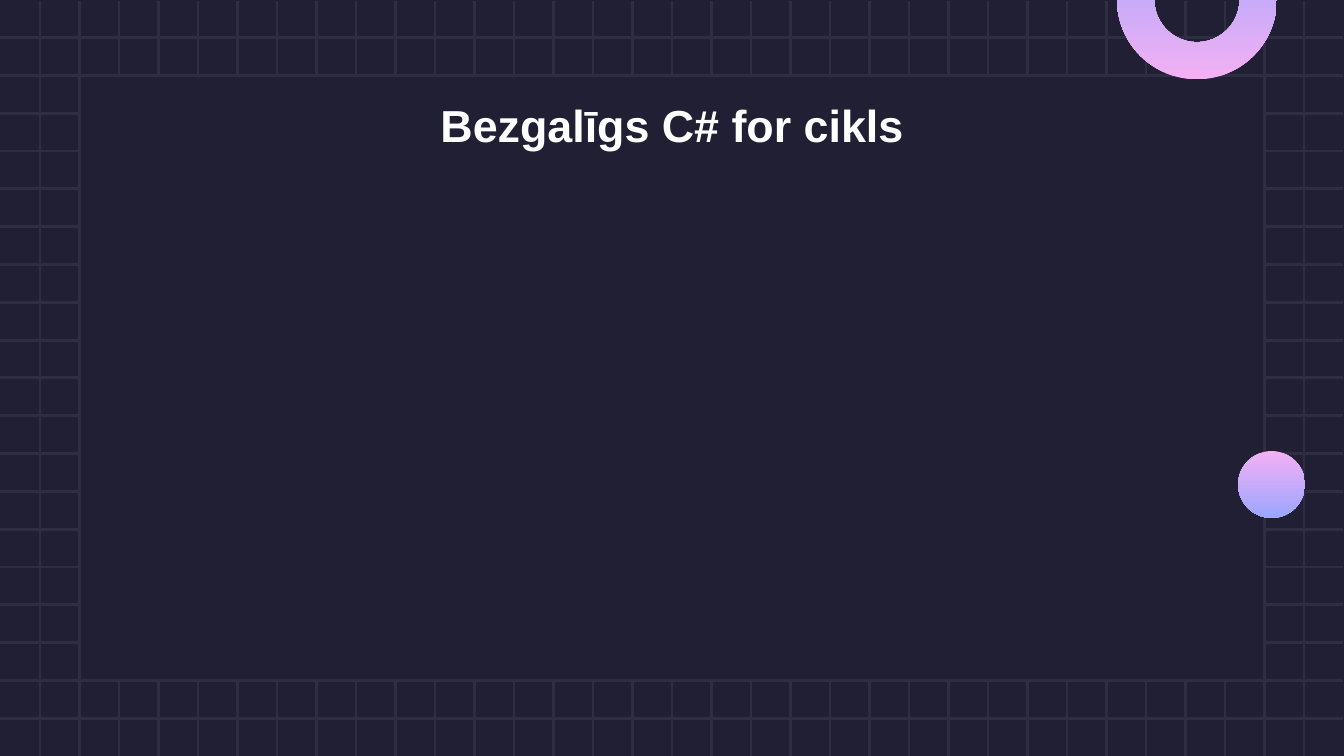
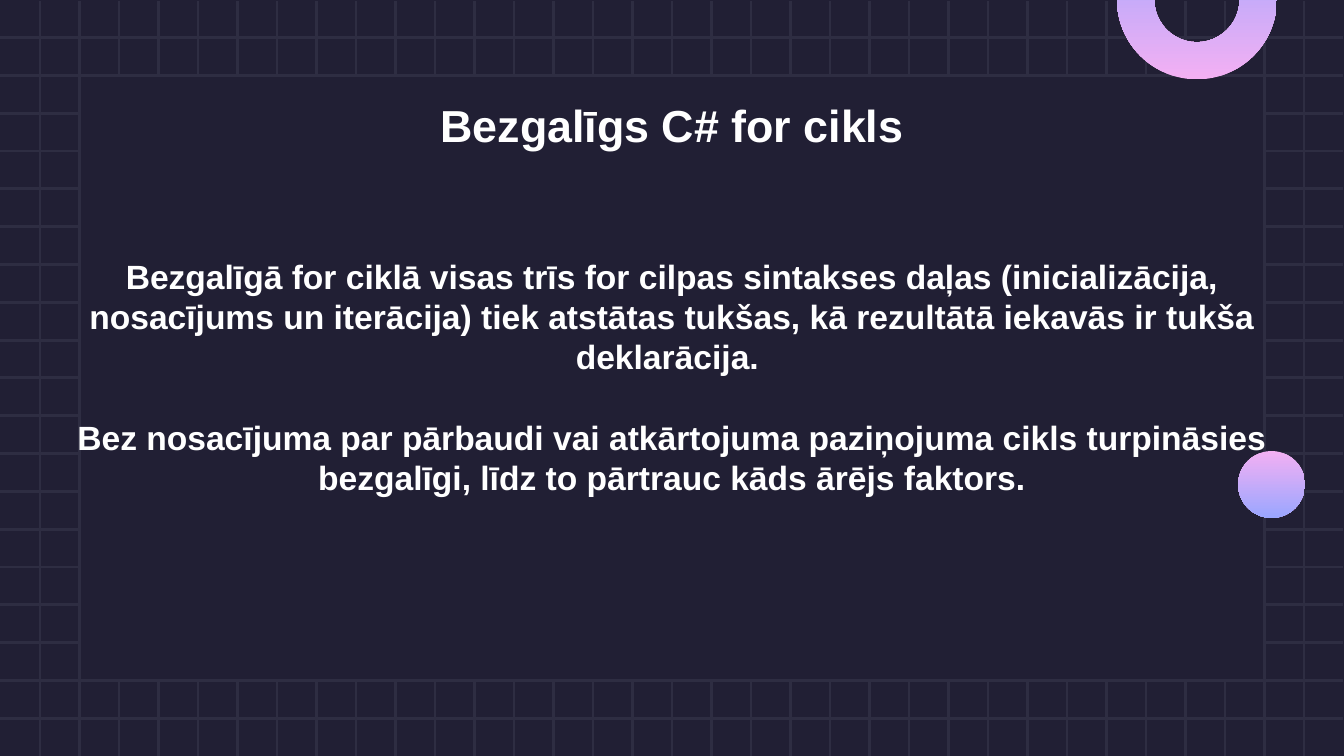
Before and after one commit to RoseU22/Eksamens_Sist_Prog, a slide deck: slide 14 of Cikls ar skaitītāju strādājot ar C#.pptx. Drawn at 1344x756 pixels with LibreOffice and Linux fonts; fonts in the diff are those of the drawing. Boxes give left, top, right and bottom in pixels: in the first picture for what was removed or moved away, otherwise in the second. Text is boxed around its words. In the diff, an @@ line names an element or a change of style, - is before the commit and + after.

```diff
--- a/Cikls ar skaitītāju strādājot ar C#.pptx
+++ b/Cikls ar skaitītāju strādājot ar C#.pptx
@@ text added at (77, 264, 1266, 496), 18 pt, text #FFFFFF, bold @@
+Bezgalīgā for ciklā visas trīs for cilpas sintakses daļas (inicializācija, nosacījums un iterācija) tiek atstātas tukšas, kā rezultātā iekavās ir tukša deklarācija.
+Bez nosacījuma par pārbaudi vai atkārtojuma paziņojuma cikls turpināsies bezgalīgi, līdz to pārtrauc kāds ārējs faktors.
```
Also in this commit, not shown: 7 other slides changed, 5 slides added, 19 slides removed, 2 other files.
